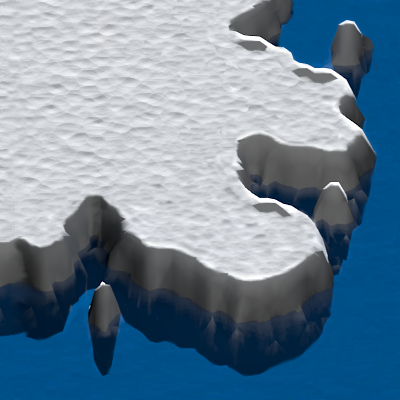
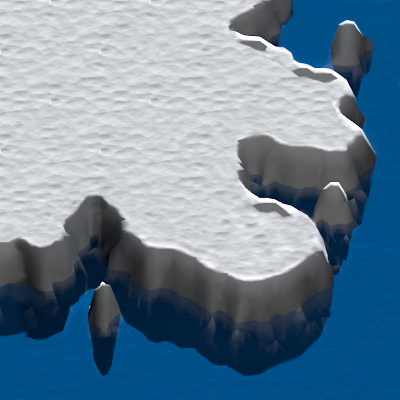
Two versions of the same layered image (400 x 400). Layer-by-layer changes:
painted on "Pasted Layer" over [0, 0, 400, 287]
